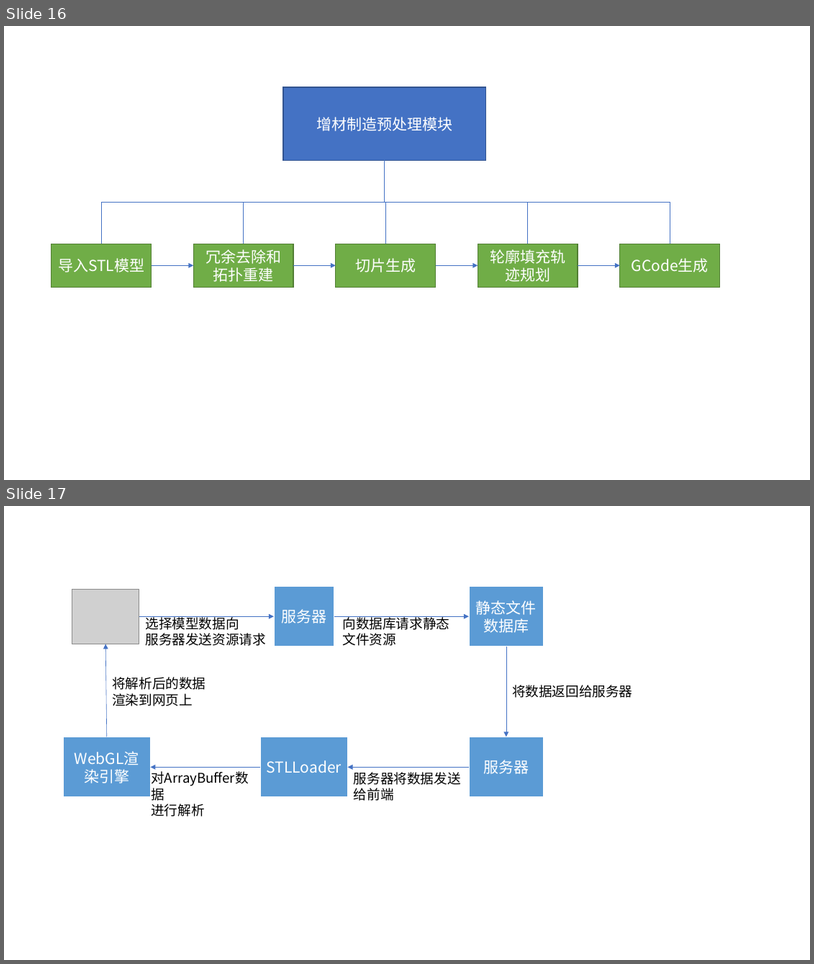
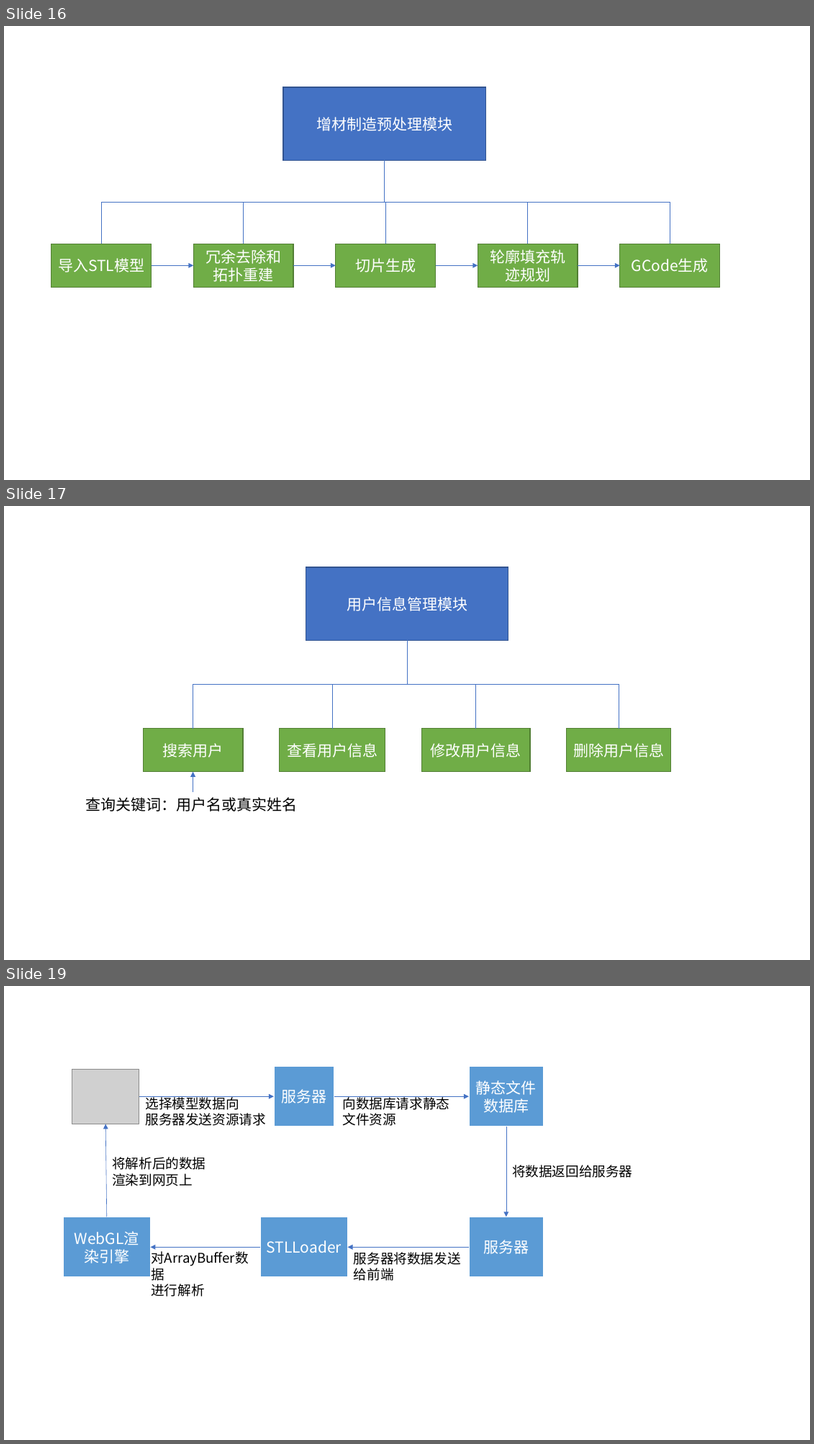
Before and after one commit to WutBottle/2021dissertation, a slide deck: 论文涉及图片.pptx. Shown one above the other, each under a label of ours: slides 16 and 17 before the commit, slides 16, 17 and 19 after it; the slides between them are not shown. The pictures are 814x964 and 814x1444 pixels, drawn with LibreOffice and Linux fonts; fonts in the diff are those of the drawing; grey boxes stand for pictures. Boxes give left, top, right and bottom in pixels: in the first picture for what was removed or moved away, otherwise in the second. Text is boxed around its words. In the diff, an @@ line names an element or a change of style, - is before the commit and + after.

```diff
--- a/论文涉及图片.pptx
+++ b/论文涉及图片.pptx
@@ slide 17 added at [4,506,810,960], background #FFFFFF @@
@@ rectangle added at [306,567,509,641], fill #4472C4, outline #325491 1 pt, 18 pt, text #FFFFFF @@
+用户信息管理模块
@@ elbow line added from (407, 641) to (193, 728), #4472C4 0.5 pt @@
@@ elbow line added from (407, 641) to (332, 728), #4472C4 0.5 pt @@
@@ elbow line added from (407, 641) to (476, 728), #4472C4 0.5 pt @@
@@ elbow line added from (407, 641) to (619, 728), #4472C4 0.5 pt @@
@@ group added at [143,728,672,772]: 4 rectangles @@
+搜索用户
+查看用户信息
+修改用户信息
+删除用户信息
@@ arrow added from (193, 792) to (193, 772), #4472C4 0.5 pt @@
@@ text added at [86,797,298,811], 18 pt, text #000000 @@
+查询关键词：用户名或真实姓名
@@ what was slide 17 is now slide 19 @@
```
Also in this commit, not shown: 2 other slides added, 1 other file.
